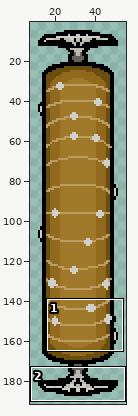
Two states of a sprite sheet, Assets/Resources/Textures/Entities/Log2.png. Above, an overview of the earlier version with the close-up marked.
Close-up. First the earlier version:
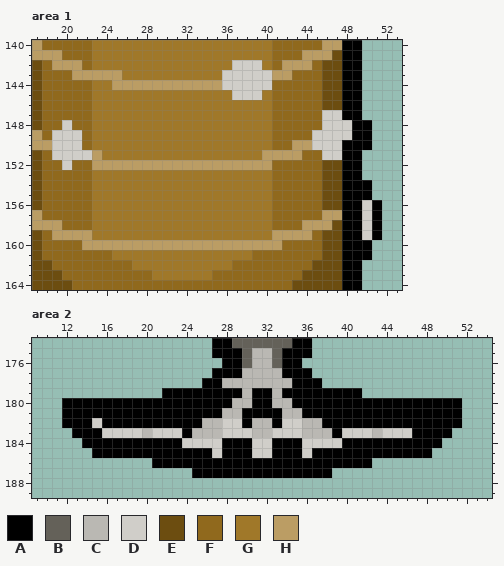
The file is 64x192 pixels. Shown: area 1: x 17..53, y 140..164; area 2: x 9..54, y 174..189. The wide view leaves out empty margins. The commit also changed other parts of the picture, which this record leaves out.
Palette (. is transparent): A #000000  B #646159  C #bab8b3  D #d0cec9  E #6c4d10  F #90691d  G #a07829  H #bb9d64
Pixels before, area 1, first column x 17:
140 HFFFFFGGGGGGGGGGGGGGGGGGFFFFFHHAA..
141 HHHFFFGGGGGGGGGGGGGGGGGGFFFHHHEAA..
142 EFHHHFGGGGGGGGGGGGGGDDDGFHHHFEEAA..
143 EFFFHHHHHGGGGGGGGGGDDDDDHHFFFEEAA..
144 EFFFFFGGHHHHHHHHHHHDDDDDFFFFFEEAA..
145 EFFFFFGGGGGGGGGGGGGGDDDGFFFFFEEAA..
146 EFFFFFGGGGGGGGGGGGGGGGGGFFFFFEEAA..
147 EFFFFFGGGGGGGGGGGGGGGGGGFFFFFDDAA..
148 EFFDFFGGGGGGGGGGGGGGGGGGFFFFFDDDAA.
149 HFDDDFGGGGGGGGGGGGGGGGGGFFFFDDDDAA.
150 HHDDDFGGGGGGGGGGGGGGGGGGFFHHDDDAAA.
151 EFDDDDHGGGGGGGGGGGGGGGGHHHHFFDDAA..
152 EFFDFFHHHHHHHHHHHHHHHHHHFFFFFEEAA..
153 EFFFFFGGGGGGGGGGGGGGGGGGFFFFFEEAA..
154 EFFFFFGGGGGGGGGGGGGGGGGGFFFFFEEAAA.
155 EFFFFFGGGGGGGGGGGGGGGGGGFFFFFEEAAA.
156 EFFFFFGGGGGGGGGGGGGGGGGGFFFFFEEAADA
157 HFFFFFGGGGGGGGGGGGGGGGGGFFFFFHHAADA
158 HHHFFFGGGGGGGGGGGGGGGGGGFFFHHHEAADA
159 EFHHHHGGGGGGGGGGGGGGGGGGHHHHFEEAADA
160 EFFFFHHHHHHHHHHHHHHHHHHHHFFFFEEAAA.
161 EFFFFFFFGGGGGGGGGGGGGGFFFFFFFEEAAA.
162 EEFFFFFFFFGGGGGGGGGGFFFFFFFFEEEAA..
163 EEEFFFFFFFFFGGGGGGFFFFFFFFFEEEEAA..
164 EEEEFFFFFFFFFFFFFFFFFFFFFFEEEEEAA..
Pixels before, area 2, first column x 12:
174 ...............AABBBBBBAA...............
175 ...............AAABCCBAAA...............
176 ................AABCCBAA................
177 ...............AAACCCCAAA...............
178 ..............AACCCCCCCAAA..............
179 ..........AAAAAAAACAACAAAAAAAA..........
180 AAAAAAAAAAAAAAAAACCAACCAAAAAAAAAAAAAAAAA
181 AAAAAAAAAAAAAAAACCAAAACCAAAAAAAAAAAAAAAA
182 AAADAAAAAAAAAACCDDACCADDCCAAAAAAAAAAAAAA
183 .AAADDDDCDDDACCCDDDCCDDDCCCADDDCDDDAAAA.
184 ..AAAAAAAAAADDDDAAADDAAADDDDAAAAAAAAAA..
185 ...AAAAAAAAAAAADAAADDAAADAAAAAAAAAAAA...
186 .........AAAAAAAAAAAAAAAAAAAAAA.........
187 .............AAAAAAAAAAAAAA.............
The result:
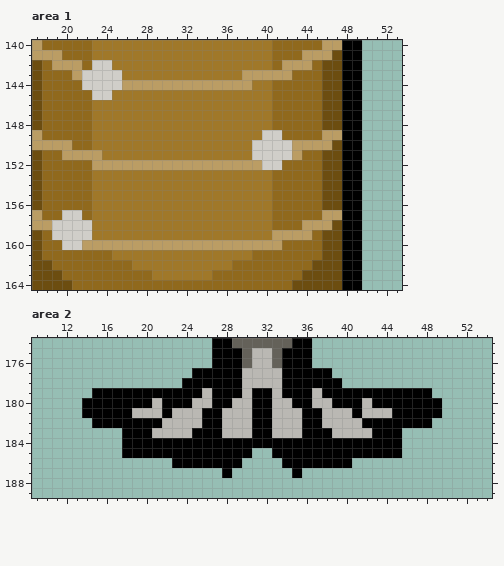
Change:
Area 1:
The author changed colour D to colour A in rows 148 to 149 at x 48.
The author changed colour F to colour D in row 144 at x 22; in row 149 at x 41; in row 150 at x 41 to 42; in row 152 at x 41; in row 157 at x 20 to 21; in row 158 at x 20 to 22.
The author changed colour F to colour D in row 160 at x 20 to 21.
The author changed colour G to colour D in row 142 at x 23 to 24; in rows 144 to 145 at x 23 to 24; in row 149 at x 40; in row 150 at x 39 to 40; in row 151 at x 39.
The author changed colour H to colour D in row 143 at x 22 to 25; in row 144 at x 25; in row 151 at x 40 to 42; in row 152 at x 40; in row 158 at x 19; in row 159 at x 19 to 22.
The author changed colour D to colour E in rows 147 to 148 at x 46 to 47; in row 150 at x 47; in row 151 at x 46 to 47.
The author changed colour D to colour F in row 148 at x 20; in row 149 at x 19 to 21 and 45; in row 150 at x 21; in row 151 at x 19; in row 152 at x 20.
The author changed colour D to colour G in row 142 at x 37 to 39; in row 143 at x 36 to 37; in row 144 at x 39 to 40; in row 145 at x 37 to 39.
The author changed colour D to colour H in row 143 at x 38 to 40; in row 144 at x 36 to 38; in row 149 at x 46 to 47; in row 150 at x 19 to 20 and 45 to 46; in row 151 at x 20 to 22.
Colour A is gone in rows 148 to 150 at x 50; in rows 154 to 155 at x 50; in rows 156 to 159 at x 51; in rows 160 to 161 at x 50.
Colour D is gone in rows 156 to 159 at x 50.
Area 2:
Colour A now appears in row 176 at x 27 and 36; in row 177 at x 25 to 26 and 37 to 38; in row 178 at x 24 to 25 and 38 to 39; in row 179 at x 15 to 21 and 42 to 48.
The author changed colour C to colour A in row 178 at x 28 to 29 and 34; in row 182 at x 26 to 27, 31 to 32 and 36 to 37; in row 183 at x 20, 25 to 27, 31 to 32, 36 to 38 and 43.
The author changed colour D to colour A in row 182 at x 15; in row 183 at x 18 to 19 and 44 to 45; in row 184 at x 24 to 27, 31 to 32 and 36 to 39; in row 185 at x 27 and 36.
The author changed colour A to colour C in row 179 at x 26 and 37; in row 180 at x 21, 25 to 26, 37 to 38 and 42; in row 181 at x 19 to 21, 23 to 25, 30, 33, 38 to 40 and 42 to 44; in row 182 at x 22 to 25, 30, 33 and 38 to 41; in row 183 at x 24 and 39.
The author changed colour D to colour C in row 182 at x 28 to 29 and 34 to 35; in row 183 at x 21 to 23, 28 to 30, 33 to 35 and 40 to 42.
Colour A is gone in rows 180 to 181 at x 12 to 13 and 50 to 51; in row 182 at x 12 to 14 and 49 to 51; in row 183 at x 13 to 15 and 47 to 50; in row 184 at x 14 to 17 and 46 to 49; in row 185 at x 15 to 17 and 46 to 48; in row 186 at x 21 to 22, 30 to 33 and 41 to 42.
Colour A is gone in row 187 at x 25 to 27, 29 to 34 and 36 to 38.
Colour D is gone in row 183 at x 16 to 17 and 46; in row 185 at x 31 to 32.
